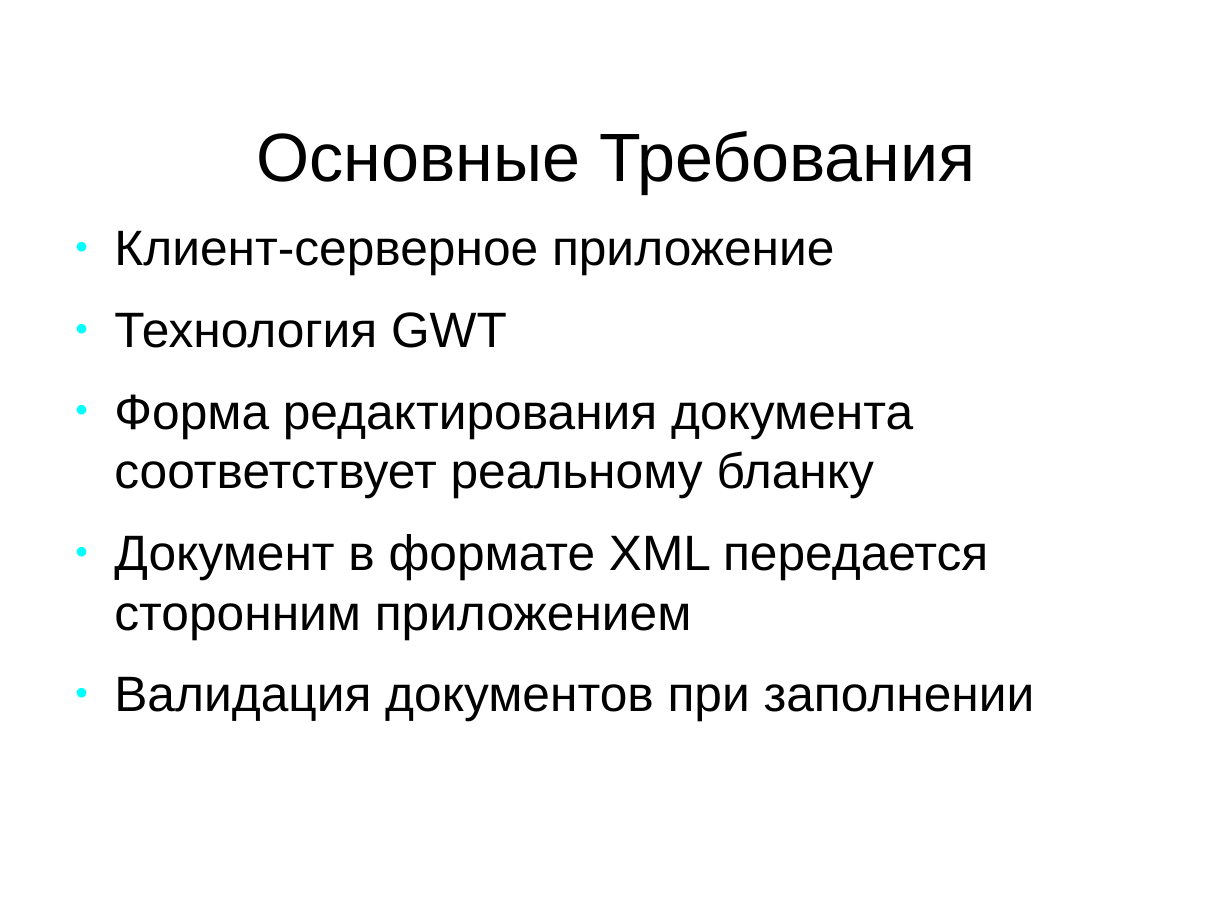
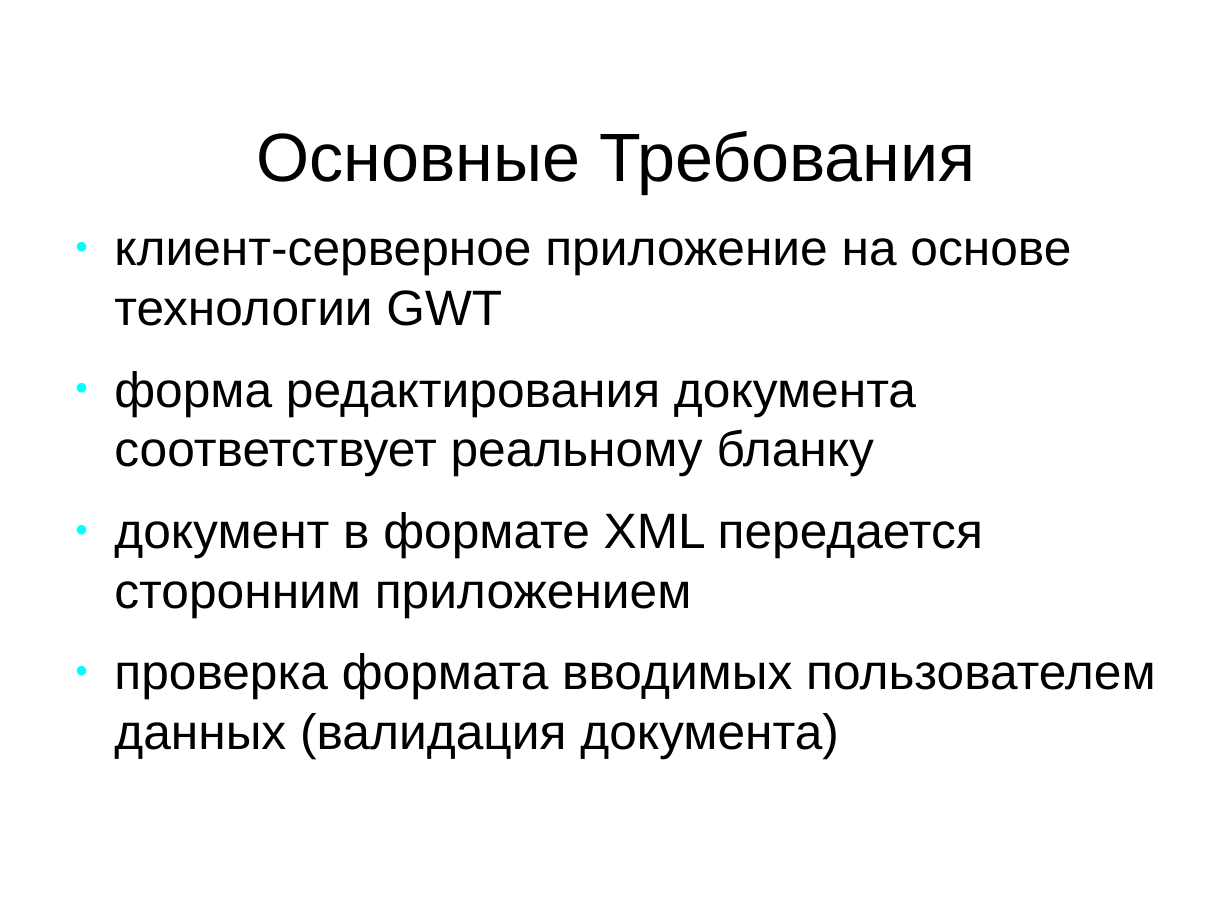
Before and after one commit to aeremenok/a-team-777, a slide deck: slide 4 of diploma/eav/diploma/demo.odp (slide 3 before the commit). Drawn at 1232x924 pixels with LibreOffice and Linux fonts; fonts in the diff are those of the drawing. Boxes give left, top, right and bottom in pixels: in the first picture for what was removed or moved away, otherwise in the second. Text is boxed around its words. In the diff, an @@ line names an element or a change of style, - is before the commit and + after.

```diff
--- a/diploma/eav/diploma/demo.odp
+++ b/diploma/eav/diploma/demo.odp
@@ text at bbox=[114, 238, 1156, 758]: text changed @@
-● Клиент-серверное приложение
-● Технология GWT
-● Форма редактирования документа соответствует реальному бланку
-● Документ в формате XML передается сторонним приложением
-● Валидация документов при заполнении
+● клиент-серверное приложение на основе технологии GWT
+● форма редактирования документа соответствует реальному бланку
+● документ в формате XML передается сторонним приложением
+● проверка формата вводимых пользователем данных (валидация документа)
```
Also in this commit, not shown: 3 other slides changed, 1 slide added, 3 other files.
